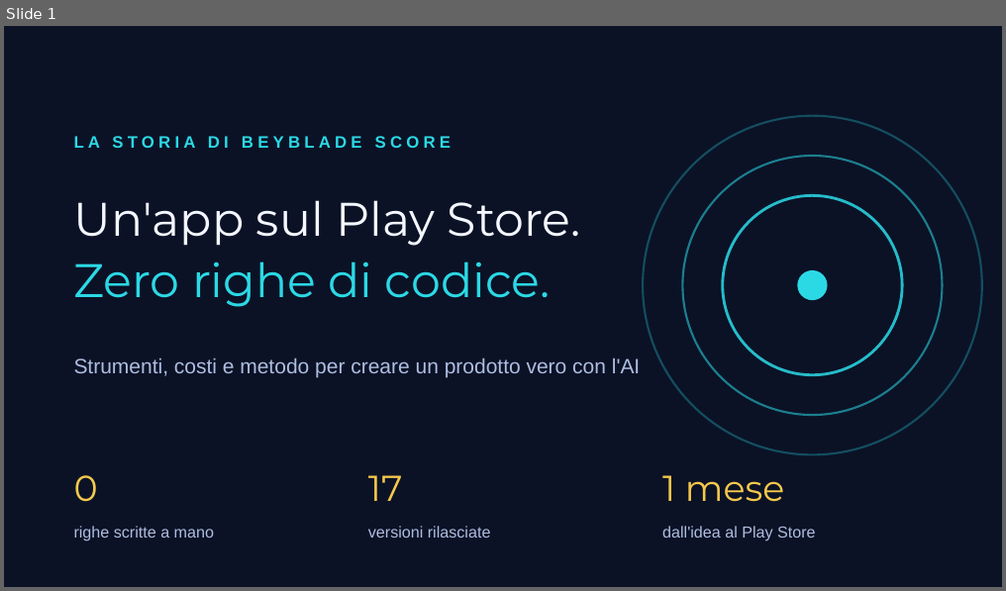
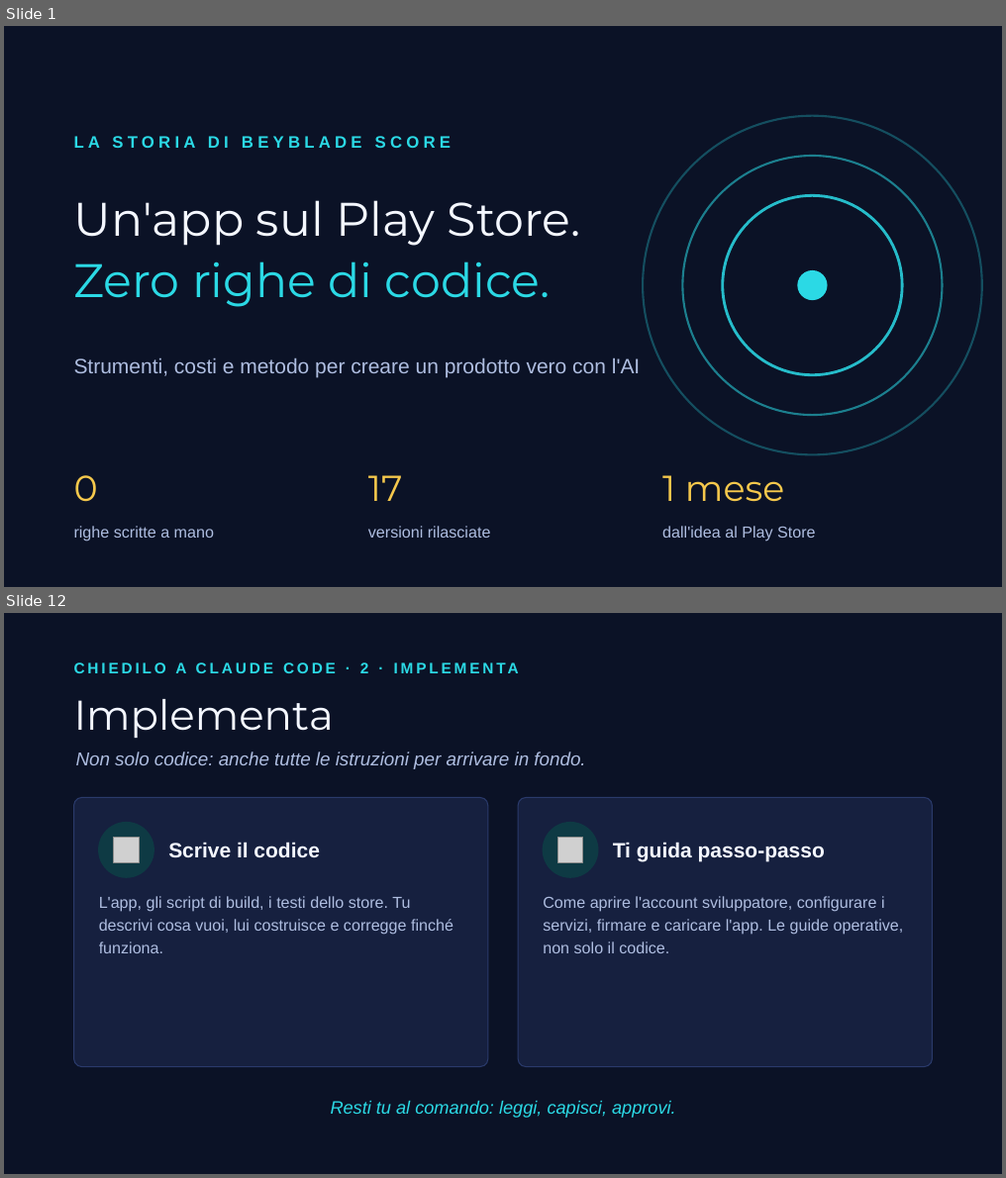
Before and after one commit to albertocabasvidani/beybladex-score, a slide deck: video/slide-video-ai.pptx. Shown one above the other, each under a label of ours: slide 1 before the commit, slides 1 and 12 after it; the slides between them are not shown. The pictures are 1006x591 and 1006x1178 pixels, drawn with LibreOffice and Linux fonts; fonts in the diff are those of the drawing; grey boxes stand for pictures. Boxes give left, top, right and bottom in pixels: in the first picture for what was removed or moved away, otherwise in the second. Text is boxed around its words. In the diff, an @@ line names an element or a change of style, - is before the commit and + after.

```diff
--- a/video/slide-video-ai.pptx
+++ b/video/slide-video-ai.pptx
@@ slide 12 added at (4, 613, 1002, 1174), background #0B1226 @@
@@ text added at (175, 663, 369, 673), 11 pt, text #2BD9E5, bold @@
+CHIEDILO A CLAUDE CODE · 2 · IMPLEMENTA
@@ text added at (74, 699, 334, 738), 30 pt, text #F4F7FF @@
+Implementa
@@ text added at (76, 752, 585, 769), 13.5 pt, text #AEBDE0, italic @@
+Non solo codice: anche tutte le istruzioni per arrivare in fondo.
@@ rounded rectangle added at (74, 797, 488, 1067), fill #16203F, outline #2A3A6B 0.75 pt @@
@@ rounded rectangle added at (518, 797, 932, 1067), fill #16203F, outline #2A3A6B 0.75 pt @@
@@ ellipse added at (99, 823, 153, 877), fill #0E3A44, outline #0E3A44 1 pt @@
@@ picture added at (114, 838, 139, 862) @@
@@ text added at (168, 842, 319, 859), 15 pt, text #F4F7FF, bold @@
+Scrive il codice
@@ ellipse added at (543, 823, 598, 877), fill #0E3A44, outline #0E3A44 1 pt @@
@@ picture added at (557, 838, 583, 862) @@
@@ text added at (613, 842, 825, 862), 15 pt, text #F4F7FF, bold @@
+Ti guida passo-passo
@@ text added at (99, 896, 453, 954), 11.5 pt, text #AEBDE0 @@
+L'app, gli script di build, i testi dello store. Tu descrivi cosa vuoi, lui costruisce e corregge finché funziona.
@@ text added at (543, 896, 904, 954), 11.5 pt, text #AEBDE0 @@
+Come aprire l'account sviluppatore, configurare i servizi, firmare e caricare l'app. Le guide operative, non solo il codice.
@@ text added at (331, 1101, 676, 1118), 13 pt, text #2BD9E5, italic @@
+Resti tu al comando: leggi, capisci, approvi.
```
Also in this commit, not shown: 6 slides changed, 5 other slides added, 1 other file.
